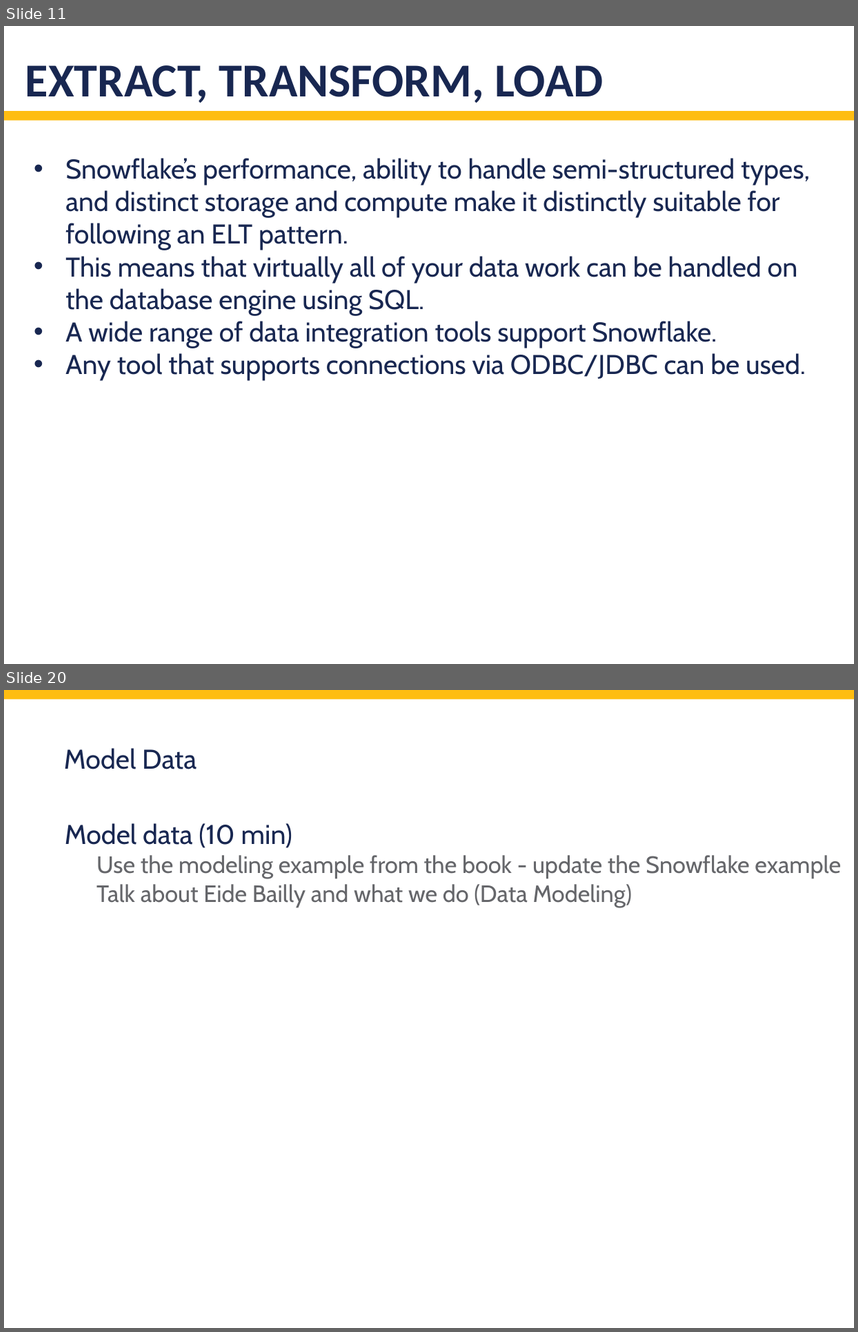
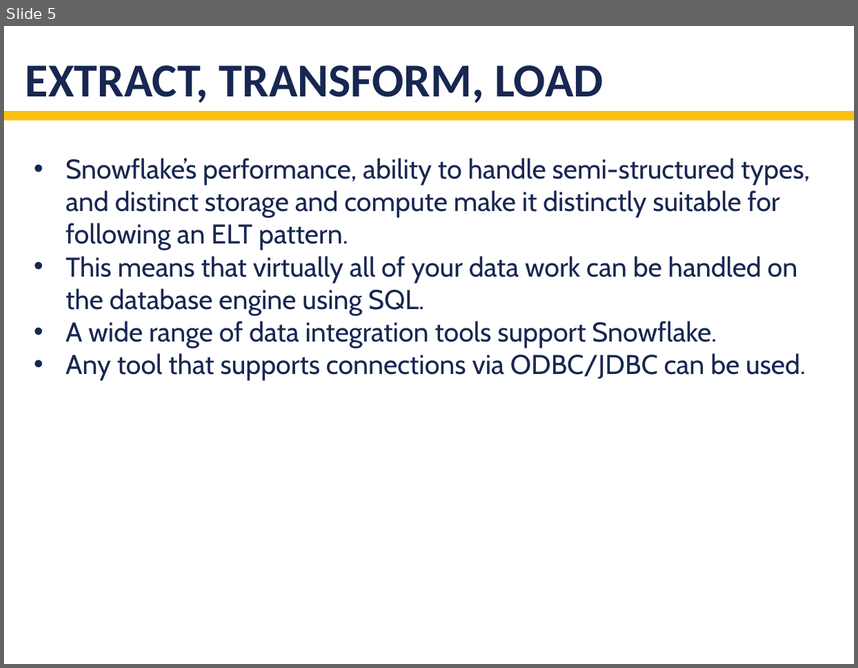
Before and after one commit to ryan-schofield/eba-snowflake, a slide deck: docs/Row store vs column store.pptx. Shown one above the other, each under a label of ours: slides 11 and 20 before the commit, slide 5 after it; the slides between them are not shown. The pictures are 858x1332 and 858x668 pixels, drawn with LibreOffice and Linux fonts; fonts in the diff are those of the drawing. Boxes give left, top, right and bottom in pixels: in the first picture for what was removed or moved away, otherwise in the second. Text is boxed around its words. In the diff, an @@ line names an element or a change of style, - is before the commit and + after.

```diff
--- a/docs/Row store vs column store.pptx
+++ b/docs/Row store vs column store.pptx
@@ slide 20 removed at (4,690,854,1328), background #FFFFFF @@
@@ rectangle removed at (4,690,854,700) @@
@@ text removed at (64,748,197,769) @@
-Model Data
@@ text removed at (65,823,841,907) @@
-Model data (10 min)
-  Use the modeling example from the book - update the Snowflake example
-  Talk about Eide Bailly and what we do (Data Modeling)
@@ what was slide 11 is now slide 5 @@
```
Also in this commit, not shown: 16 other slides removed.
